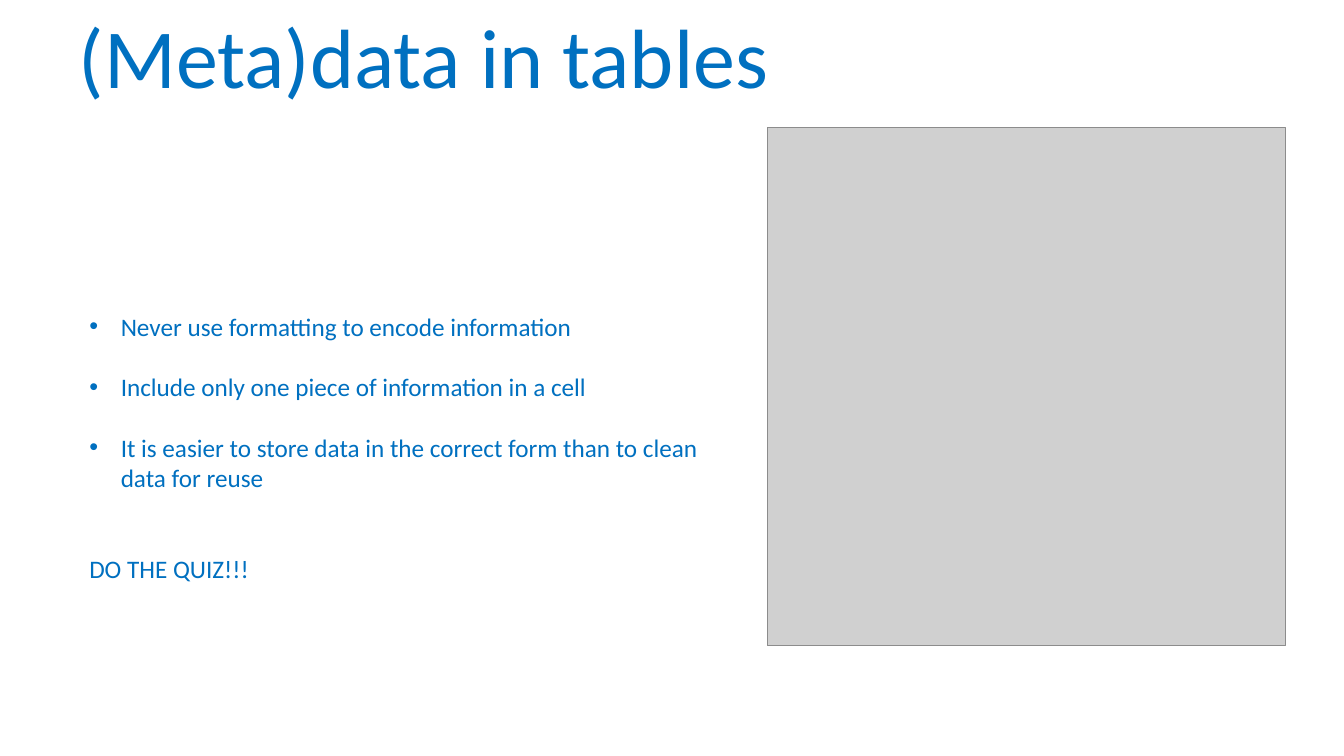
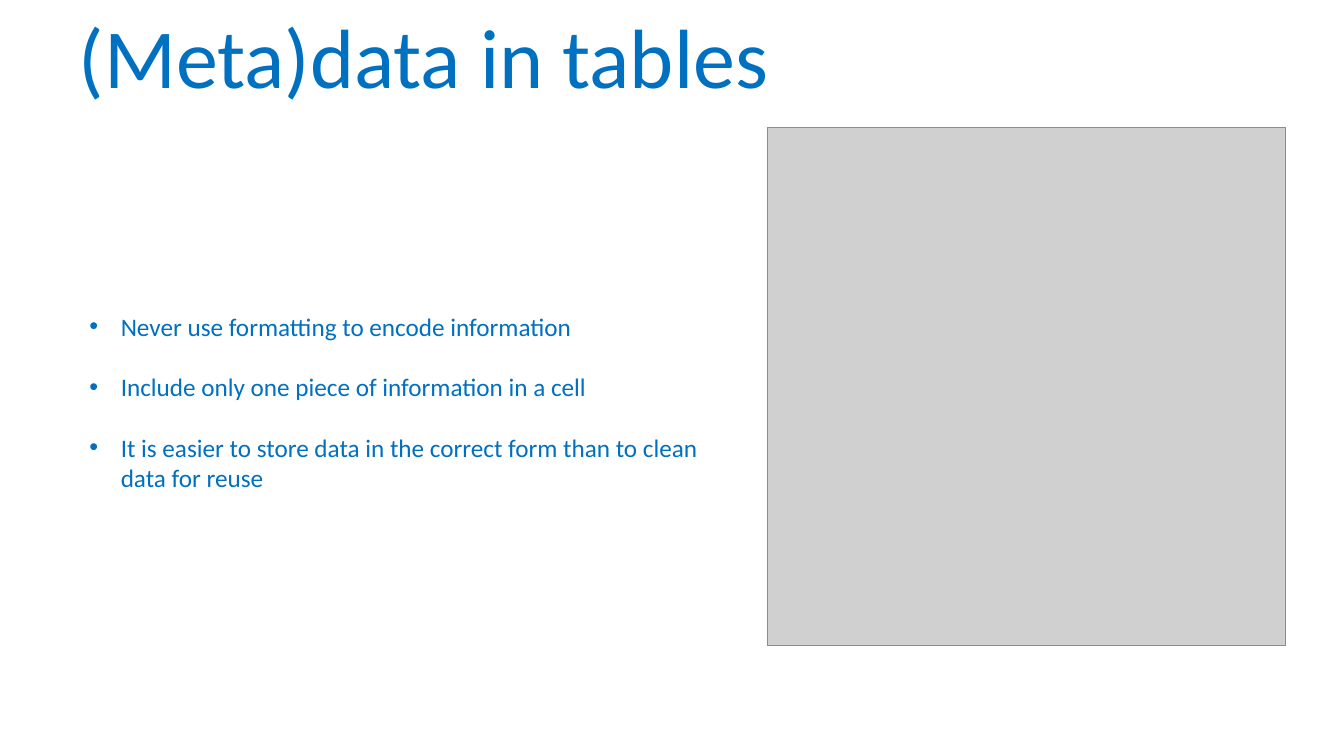
Before and after one commit to tzielins/private-fair-for-busy-biologists, a slide deck: slide 33 of instructors/03_Data-in-excel_v3.3.pptx (slide 32 before the commit). Drawn at 1344x756 pixels with LibreOffice and Linux fonts; fonts in the diff are those of the drawing; grey boxes stand for pictures; background and template pictures are left out. Boxes give left, top, right and bottom in pixels: in the first picture for what was removed or moved away, otherwise in the second. Text is boxed around its words. In the diff, an @@ line names an element or a change of style, - is before the commit and + after.

```diff
--- a/instructors/03_Data-in-excel_v3.3.pptx
+++ b/instructors/03_Data-in-excel_v3.3.pptx
@@ text at (x1=89, y1=561, x2=249, y2=582): paragraph removed @@
-DO THE QUIZ!!!
```
Also in this commit, not shown: 14 other slides changed, 2 slides added, 1 slide removed.
